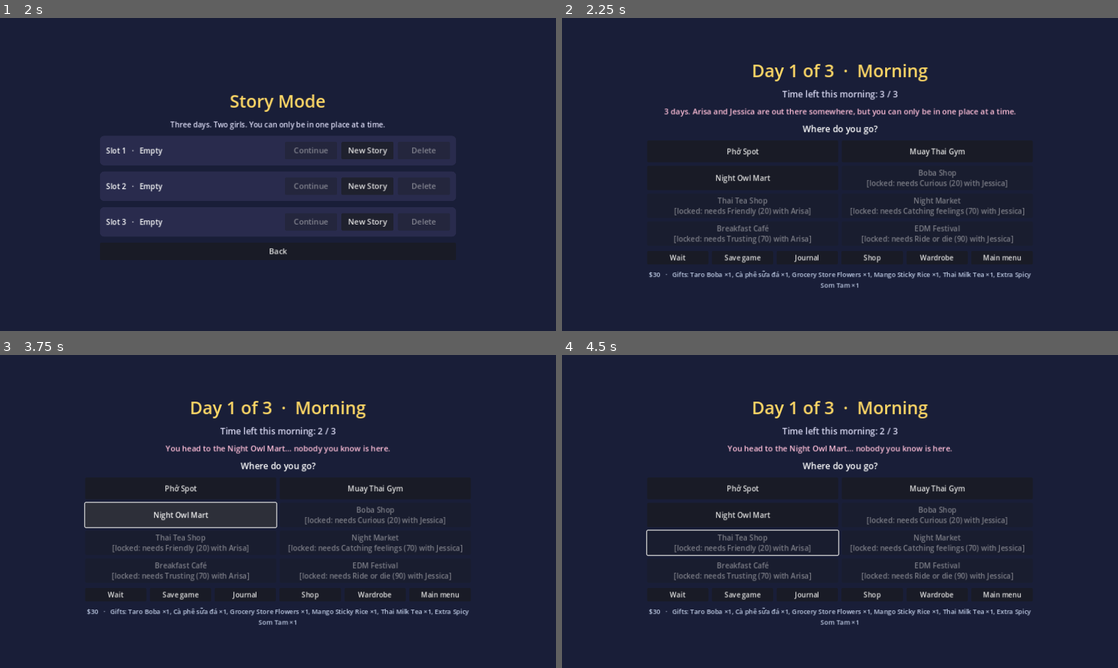
Above: before the commit, frames 1-4 (two rows, left to right).
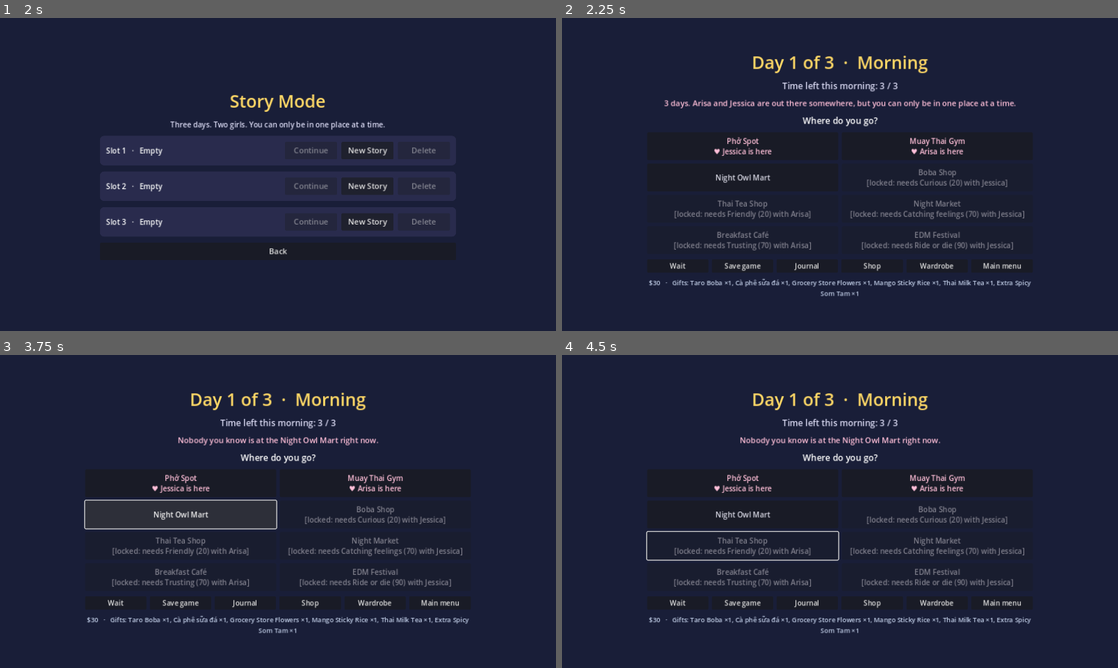
Above: after the commit, the same moments.

Repository: kyogic/13-card-game
Game: Godot game, scene res://scenes/app.tscn
Same seed, same stepped clock (60 frames per second), same inputs: the game is played once before the commit and once after it.
Inputs:
- Up to frame 1 (2 s): click "Story Mode" at 0.5 s; click "Story Mode" at 1.25 s
- Up to frame 2 (2.25 s): click "New Story" at 2 s
- Up to frame 3 (3.75 s): click "Quickplay" at 2.75 s; click "Wardrobe" at 3.5 s
- Up to frame 4 (4.5 s): click "Suit Up" at 4.25 s

Frame 1 is identical in both runs. In frame 2, 8.5% of the frame differs, in the area x 15-85%, y 12-89%; in frame 3, 8.6%; in frame 4, 8.6%.

Commit message:
Empty locations cost no time; the calendar shows who's where
Co-Authored-By: Claude Opus 5.5 <noreply@anthropic.com>
Claude-Session: https://claude.ai/code/session_014DXRZL11i9gK84TREh4B5Z

Diff:
--- a/data/config/tuning.json
+++ b/data/config/tuning.json
@@ -20,8 +20,7 @@
     "units_per_slot": 3,
     "talk": 1,
     "quiz": 1,
-    "gift": 0,
-    "travel_empty": 1
+    "gift": 0
   },
   "events": {
     "two_saved_max_cards": 3
--- a/scripts/dating/dating_layer.gd
+++ b/scripts/dating/dating_layer.gd
@@ -192,9 +192,8 @@
 		return
 	var here: Array = Calendar.characters_at(location)
 	if here.is_empty():
-		calendar.show_message("You head to the %s... nobody you know is here." % Calendar.location_name(location))
-		GameState.log_event("travel", "%s: nobody at the %s." % [Calendar.slot_name(), Calendar.location_name(location)])
-		Calendar.spend("travel_empty")
+		# Nobody here: no time lost, you just pick somewhere else.
+		calendar.show_message("Nobody you know is at the %s right now." % Calendar.location_name(location))
 		calendar.refresh()
 		return
 	GameState.location = location
--- a/scripts/ui/calendar_screen.gd
+++ b/scripts/ui/calendar_screen.gd
@@ -49,7 +49,7 @@
 	for id in Calendar.location_ids():
 		var b := Button.new()
 		b.add_theme_font_size_override("font_size", 17)
-		b.custom_minimum_size = Vector2(440, 50)
+		b.custom_minimum_size = Vector2(440, 64)
 		b.autowrap_mode = TextServer.AUTOWRAP_WORD_SMART
 		b.pressed.connect(func(): location_picked.emit(id))
 		location_box.add_child(b)
@@ -121,7 +121,16 @@
 		var b: Button = location_buttons[id]
 		var reason: String = Calendar.lock_reason(id)
 		b.disabled = reason != ""
-		b.text = Calendar.location_name(id) + ("\n[locked: %s]" % reason if reason != "" else "")
+		var here: Array = Calendar.characters_at(id).map(func(c): return Characters.profile(c).first_name())
+		var lines: Array = [Calendar.location_name(id)]
+		if not here.is_empty():
+			lines.append("♥ %s %s here" % [" & ".join(here), "is" if here.size() == 1 else "are"])
+		if reason != "":
+			lines.append("[locked: %s]" % reason)
+		b.text = "\n".join(lines)
+		b.add_theme_color_override("font_color", Color(1, 0.75, 0.85) if not here.is_empty() else Color(0.85, 0.85, 0.9))
+		b.add_theme_color_override("font_disabled_color",
+			Color(0.75, 0.55, 0.65) if not here.is_empty() else Color(0.5, 0.5, 0.55))
 	var items := []
 	for g in GameState.inventory:
 		if GameState.inventory[g] > 0:
--- a/tests/dating_test.gd
+++ b/tests/dating_test.gd
@@ -416,8 +416,12 @@
 		"Curious unlocks the boba shop")
 	layer.calendar.location_buttons.pho_spot.pressed.emit()
 	await process_frame
-	check(layer.calendar.visible and "nobody you know" in layer.calendar.message_label.text and state.time_left == 2,
-		"empty location: message and travel costs 1")
+	check(layer.calendar.visible and "Nobody you know" in layer.calendar.message_label.text and state.time_left == 3,
+		"empty location: a message, and no time lost")
+	var buttons: Dictionary = layer.calendar.location_buttons
+	check("Jessica is here" in buttons.boba_shop.text and "Arisa is here" in buttons.thai_tea_shop.text
+		and not "here" in buttons.pho_spot.text, "the map shows where each girl is: " + buttons.boba_shop.text)
+	state.time_left = 2  # the rest of this check was written around 2 units left
 	layer.calendar.location_buttons.boba_shop.pressed.emit()
 	await process_frame
 	check(convo.visible and convo.location_id == "boba_shop", "she's at the boba shop in the afternoon")
Not shown, changed: README.md
